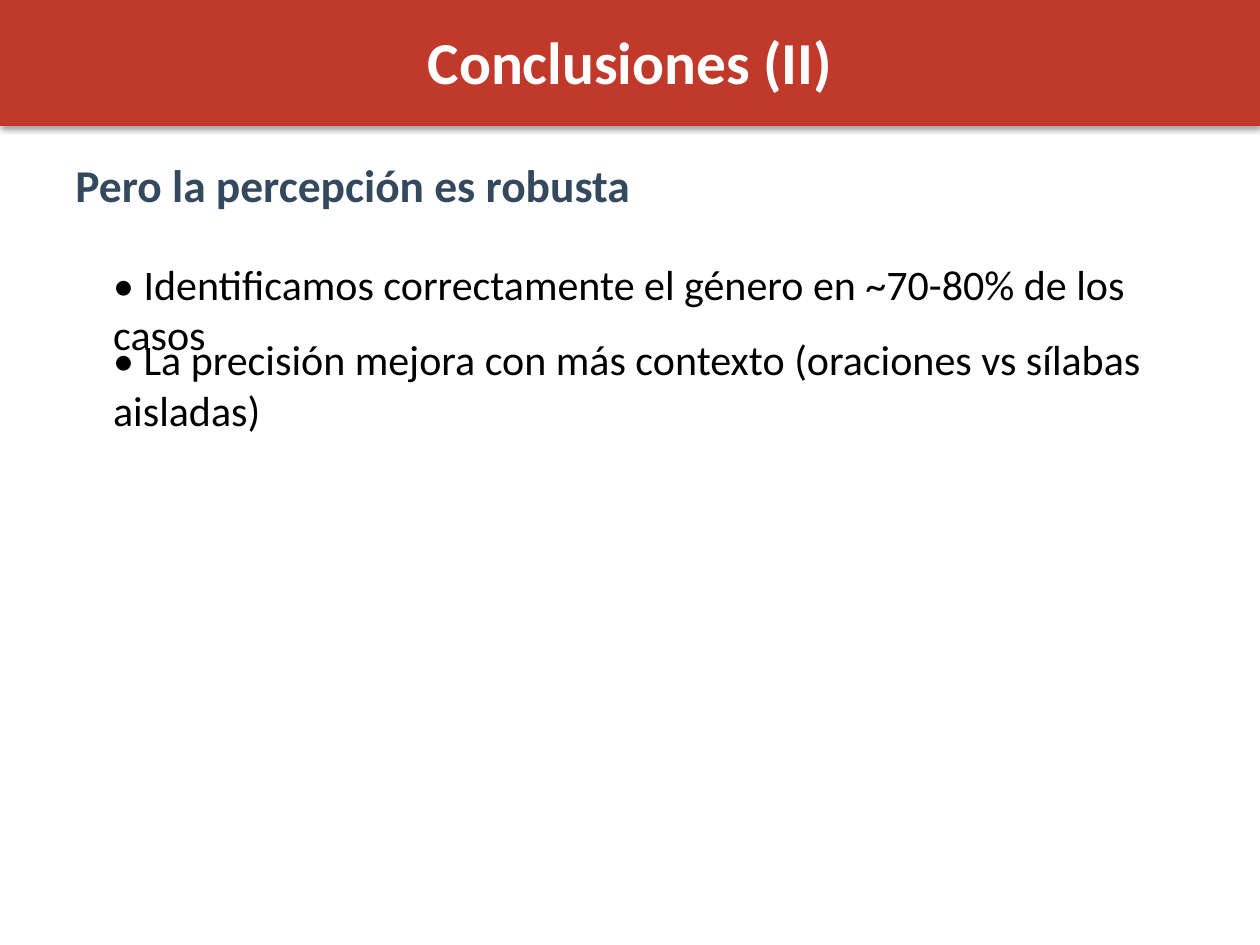
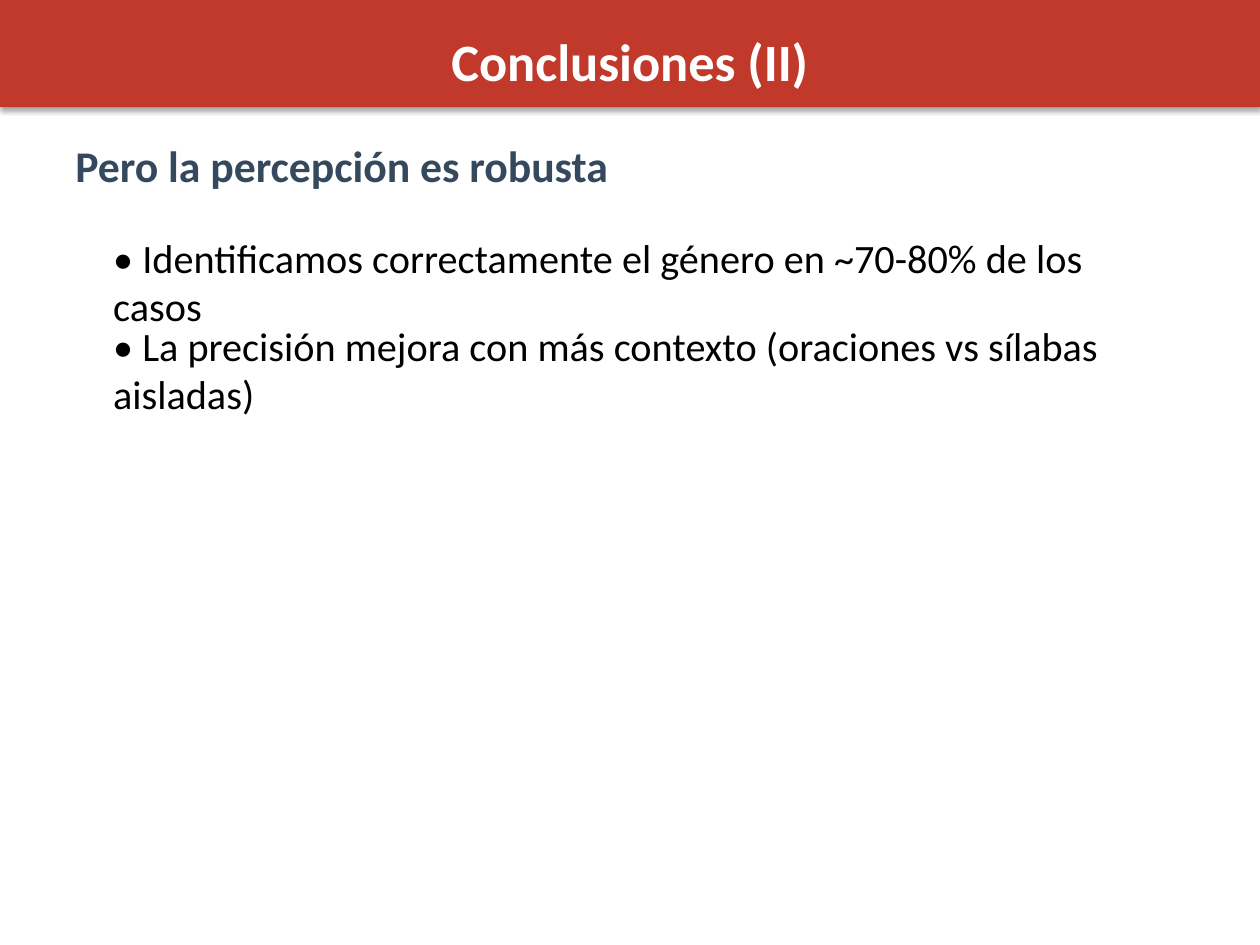
Before and after one commit to maquemmados/vozvozvoz, a slide deck: slide 17 of presentacion.pptx. Drawn at 1260x945 pixels with LibreOffice and Linux fonts; fonts in the diff are those of the drawing. Boxes give left, top, right and bottom in pixels: in the first picture for what was removed or moved away, otherwise in the second. Text is boxed around its words. In the diff, an @@ line names an element or a change of style, - is before the commit and + after.

```diff
--- a/presentacion.pptx
+++ b/presentacion.pptx
@@ rectangle: place and size @@
-rectangle at <box>0,0,1260,126</box>
+rectangle at <box>0,0,1260,107</box>
@@ text "Conclusiones (II)" at <box>451,42,808,89</box>: size 34 to 30 pt @@
@@ text "Pero la percepción es robusta": place and size @@
-text "Pero la percepción es robusta" at <box>75,170,630,209</box>
+text "Pero la percepción es robusta" at <box>75,151,608,189</box>
@@ text "Pero la percepción es robusta" at <box>75,151,608,189</box>: size 26 to 25 pt @@
@@ text "• Identificamos correctamente el género ..." at <box>113,245,1082,322</box>: size 24 to 23 pt @@
@@ text "• Identificamos correctamente el género ...": place and size @@
-text "• Identificamos correctamente el género ..." at <box>144,270,1124,308</box>
+text "• Identificamos correctamente el género ..." at <box>113,245,1082,322</box>
@@ text "• La precisión mejora con ...": place and size @@
-text "• La precisión mejora con ..." at <box>144,341,1140,383</box>
+text "• La precisión mejora con ..." at <box>113,332,1098,415</box>
@@ text "• La precisión mejora con ..." at <box>113,332,1098,415</box>: size 24 to 23 pt @@
```
Also in this commit, not shown: 19 other slides changed, 1 other file.
